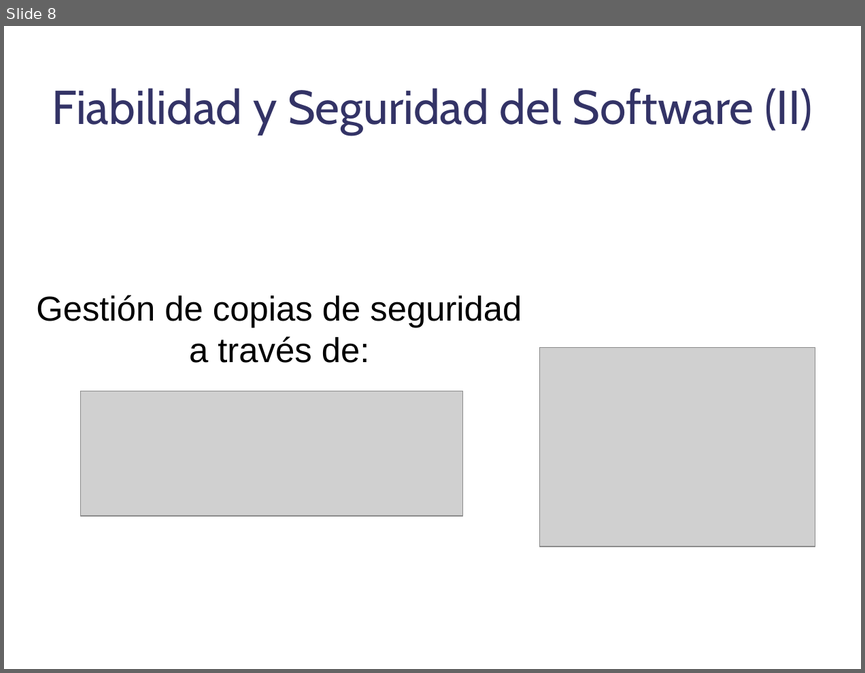
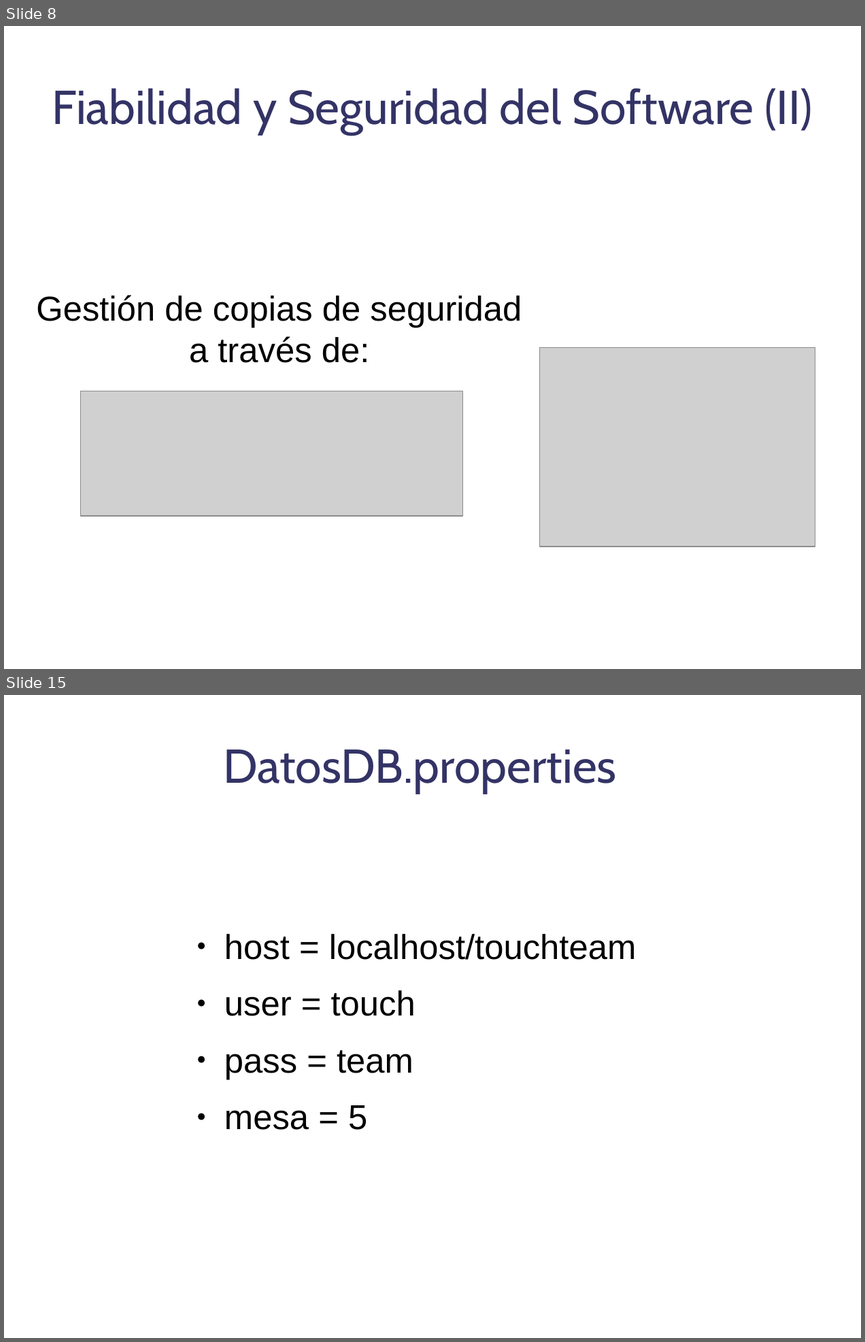
Before and after one commit to danoco78/touchteam, a slide deck: 3_iteracion/Planificacion/Presentacion Final.odp. Shown one above the other, each under a label of ours: slide 8 before the commit, slides 8 and 15 after it; the slides between them are not shown. The pictures are 865x673 and 865x1342 pixels, drawn with LibreOffice and Linux fonts; fonts in the diff are those of the drawing; grey boxes stand for pictures; background and template pictures are left out. Boxes give left, top, right and bottom in pixels: in the first picture for what was removed or moved away, otherwise in the second. Text is boxed around its words. In the diff, an @@ line names an element or a change of style, - is before the commit and + after.

```diff
--- a/3_iteracion/Planificacion/Presentacion Final.odp
+++ b/3_iteracion/Planificacion/Presentacion Final.odp
@@ slide 15 added at [4,695,861,1338], background picture (left out) @@
@@ title added at [224,749,617,794], 44 pt, text #333366 @@
+DatosDB.properties
@@ text added at [224,934,636,1130], 32 pt, text #000000 @@
+● host = localhost/touchteam
+● user = touch
+● pass = team
+● mesa = 5
```
Also in this commit, not shown: 6 other slides added.
